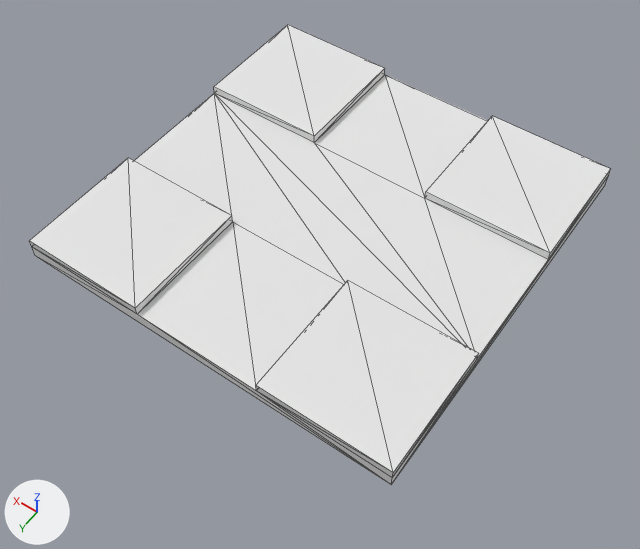
The OBJ model TowerDefense/Assets/Meshes/Map/StraightLeftRight.obj as it was, and as the next commit left it.
Before and after are seen from a 50 mm camera at (-14.8, 21.4, 28.8) aimed at (-0.4, 1.3, -2.8). Lighting does not change. The marker at lower left points along +X, +Y and +Z. Mesh edges are drawn as thin lines. Where no turn or scale is listed for an object, it has been applied to the vertices. Vertices at the same position are counted once.

The first picture shows 'Untitled'.
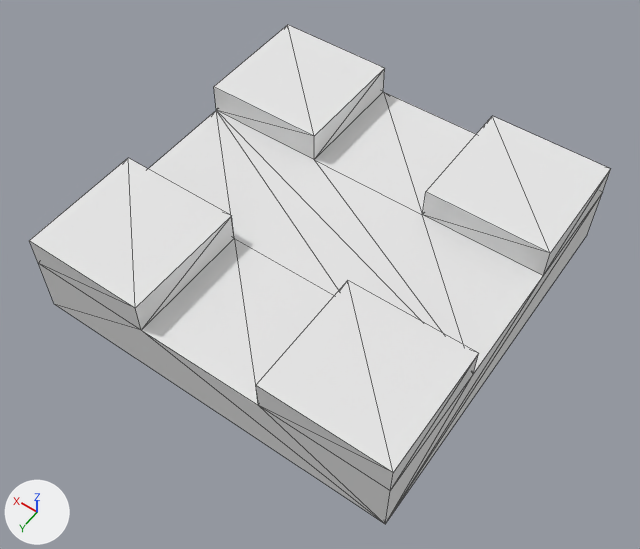
The newer file is also rescaled (x0.667), turned or shifted as a whole; pictures and numbers use the older file's frame.

Pixel boxes (x1, y1, x2, y2) of what changed, in the pictures (640 x 549 px; the box of a moved part takes in the faces that stretch with it):
'Untitled', reshaped (8% taller): before (29, 25, 611, 485); after (29, 25, 611, 524)
part 1 of me_untitled, moved or reshaped: before (30, 68, 609, 485); after (30, 68, 609, 524)

Patch to the scene script:
```diff
--- a/TowerDefense/Assets/Meshes/Map/StraightLeftRight.obj.py
+++ b/TowerDefense/Assets/Meshes/Map/StraightLeftRight.obj.py
@@ me_untitled @@
 me_untitled.from_pydata(...)  # 36 vertices, 68 faces; spans x -9.0..9.0, y -9.0..9.0, z -0.5..0.5
 # used by ob_untitled; location = (0.0, 0.0, 0.0)
+# me_untitled part 1: all 20 vertices in x -9.0..9.0, y -9.0..9.0, z -0.5..0.1 are scaled about their middle by (1, 1, 5), then moved by (0.0, 0.0, -2.3)
 me_untitled.materials.append(mat_palette)
```
